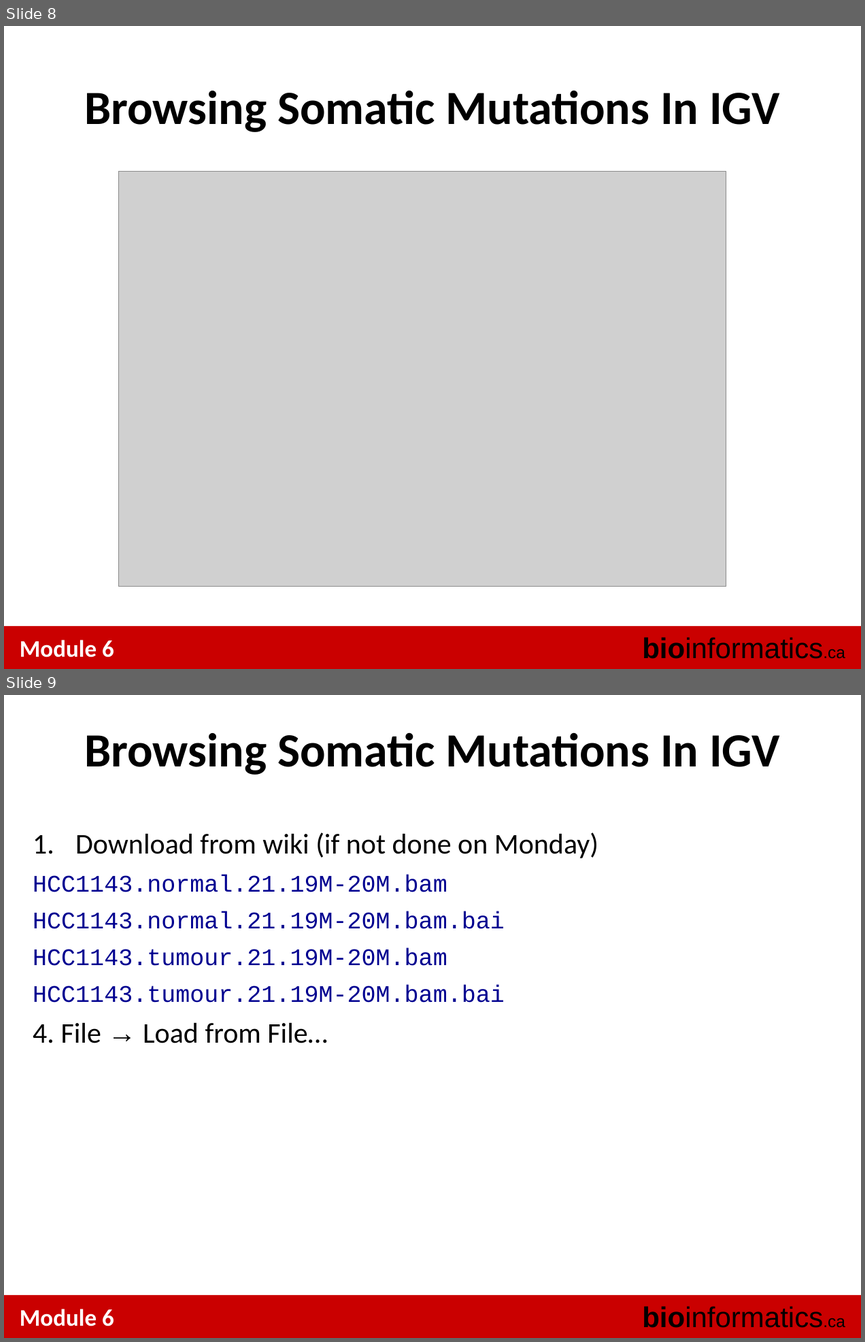
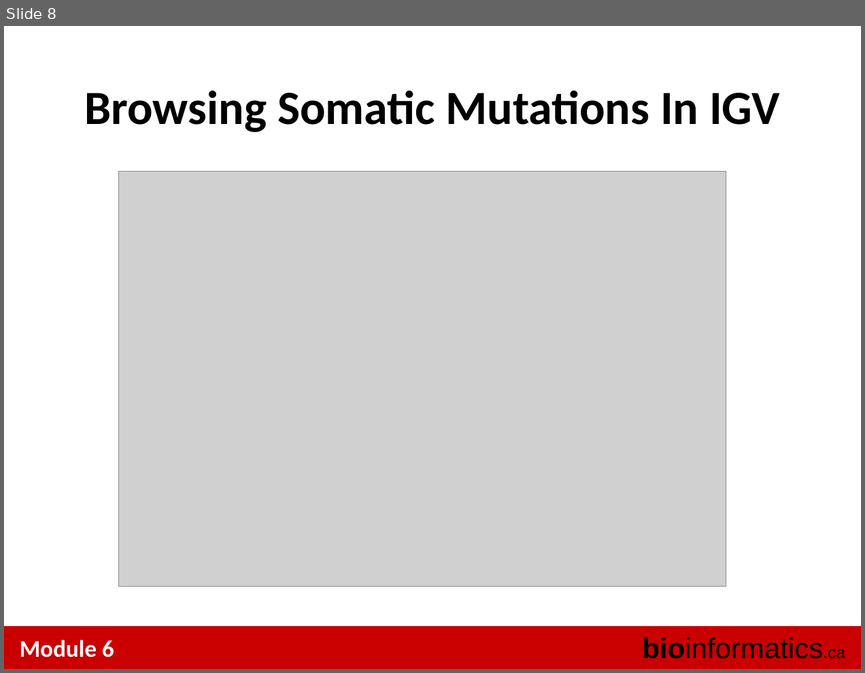
Before and after one commit to tinyheero/BICG-2016, a slide deck: snvs/content/BiCG_2014_Module6_Lab_shah.ppt. Shown one above the other, each under a label of ours: slides 8 and 9 before the commit, slide 8 after it. The pictures are 865x1342 and 865x673 pixels, drawn with LibreOffice and Linux fonts; fonts in the diff are those of the drawing; grey boxes stand for pictures. Boxes give left, top, right and bottom in pixels: in the first picture for what was removed or moved away, otherwise in the second. Text is boxed around its words. In the diff, an @@ line names an element or a change of style, - is before the commit and + after.

```diff
--- a/snvs/content/BiCG_2014_Module6_Lab_shah.ppt
+++ b/snvs/content/BiCG_2014_Module6_Lab_shah.ppt
@@ slide 9 removed at bbox=[4, 695, 861, 1338], background #FFFFFF; not listed: 3 template elements that a slide beside it also shows @@
@@ text removed at bbox=[84, 732, 780, 775] @@
-Browsing Somatic Mutations In IGV
@@ text removed at bbox=[33, 832, 598, 1043] @@
-1. Download from wiki (if not done on Monday)
-HCC1143.normal.21.19M-20M.bam
-HCC1143.normal.21.19M-20M.bam.bai
-HCC1143.tumour.21.19M-20M.bam
-HCC1143.tumour.21.19M-20M.bam.bai
-4. File → Load from File…
```
Also in this commit, not shown: 9 slides changed, 3 slides added, 5 other slides removed, 1 other file.
